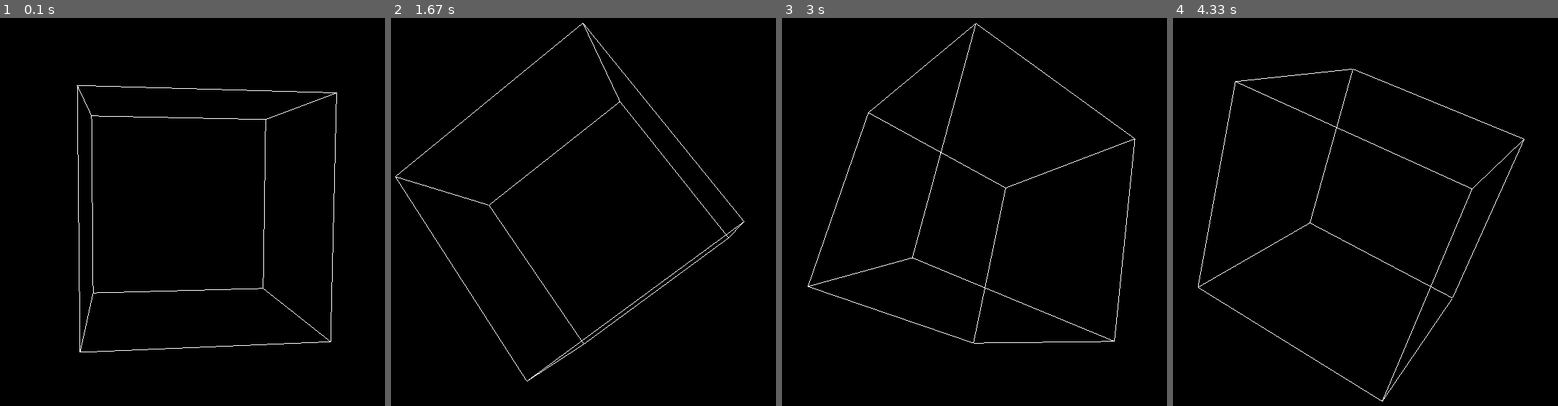
Above: before the commit, frames 1-4 (left to right).
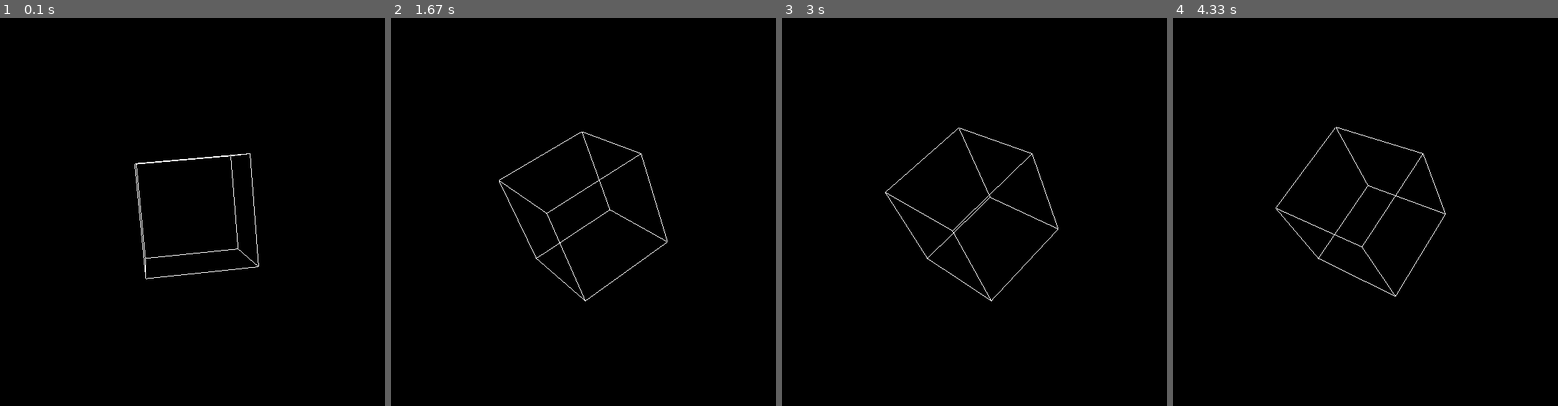
Above: after the commit, the same moments.

Repository: WToon/Python
Game: pygame game, started from openGl/RotatingCube.py
Same seed, same stepped clock (60 frames per second), same inputs: the game is played once before the commit and once after it.
Inputs:
- Up to frame 1 (0.1 s): no input
- Up to frame 2 (1.67 s): no input
- Up to frame 3 (3 s): no input
- Up to frame 4 (4.33 s): no input

The runs differ from the first frame. In frame 1, 1.3% of the frame differs, in the area x 19-88%, y 17-87%; in frame 2, 1.2%; in frame 3, 1.3%; in frame 4, 1.3%.

Commit message:
Second (better) version of snake!

Diff:
--- /dev/null
+++ b/Pygame_/Snake v2.py
@@ -0,0 +1,140 @@
+import os
+import pygame
+import sys
+import random
+from pygame.locals import *
+
+os.environ['SDL_VIDEO_CENTERED'] = '1'
+
+gridSize = 61
+WINDOWWIDTH = WINDOWHEIGHT = gridSize*12
+TILESIZE = int(WINDOWWIDTH/gridSize)
+FPS = 20
+GROWTHSPEED = 15
+
+directions = {None: (0, 0), 'NORTH': (0, -1), 'EAST': (1, 0), 'SOUTH': (0, 1), 'WEST': (-1, 0)}
+
+
+def main():
+
+    clock, bg, snake, food = init()
+
+    direction = None
+    game_over = False
+    growth = 0
+
+    while True:
+
+        if game_over:
+            pygame.event.clear()
+
+        t_direction = direction
+        for event in pygame.event.get():
+            if event.type == QUIT or (event.type == KEYDOWN and event.key == K_ESCAPE):
+                pygame.quit()
+                sys.exit()
+            elif event.type == KEYDOWN:
+                if event.key == K_UP and direction != 'SOUTH':
+                    t_direction = 'NORTH'
+                elif event.key == K_RIGHT and direction != 'WEST':
+                    t_direction = 'EAST'
+                elif event.key == K_LEFT and direction != 'EAST':
+                    t_direction = 'WEST'
+                elif event.key == K_DOWN and direction != 'NORTH':
+                    t_direction = 'SOUTH'
+        direction = t_direction
+
+        snake, food, growth, game_over = update_game_state(snake, food, direction, growth)
+
+        if game_over:
+            snake, food, direction, growth = reset()
+
+        draw_graphics(bg, snake, food)
+        clock.tick(FPS)
+
+
+def init():
+    pygame.init()
+    global surface
+    clock = pygame.time.Clock()
+    surface = pygame.display.set_mode((WINDOWWIDTH, WINDOWHEIGHT))
+    pygame.display.set_caption('Snake')
+    bg = generate_raster()
+    print("Initialized")
+    return clock, bg, [((gridSize-1)/2, (gridSize-1)/2)], (random.randint(0, gridSize-1), random.randint(0, gridSize-1))
+
+
+def generate_raster():
+    bg = pygame.Surface((WINDOWWIDTH, WINDOWHEIGHT))
+    bg.fill((44, 100, 44))
+    for i in range(0, gridSize, 2):
+        for j in range(0, gridSize):
+            if i % 2 == 0:
+                if j % 2 == 0:
+                    pygame.draw.rect(bg, (44, 90, 44), (i*TILESIZE, j*TILESIZE, TILESIZE, TILESIZE))
+                else:
+                    pygame.draw.rect(bg, (44, 90, 44), ((i+1)*TILESIZE, j*TILESIZE, TILESIZE, TILESIZE))
+
+    print("Background generated")
+    return bg
+
+
+def draw_graphics(bg, snake, food):
+    surface.blit(bg, (0, 0))
+    for i in snake:
+        if snake.index(i) == 0:
+            pygame.draw.rect(surface, (180, 66, 66), (i[0]*TILESIZE, i[1]*TILESIZE, TILESIZE, TILESIZE))
+        else:
+            if snake.index(i) % 2 == 0:
+                pygame.draw.rect(surface, (120, 66, 66), (i[0]*TILESIZE, i[1]*TILESIZE, TILESIZE, TILESIZE))
+            else:
+                pygame.draw.rect(surface, (140, 66, 66), (i[0]*TILESIZE, i[1]*TILESIZE, TILESIZE, TILESIZE))
+
+    pygame.draw.rect(surface, (60, 60, 120), (food[0]*TILESIZE, food[1]*TILESIZE, TILESIZE, TILESIZE))
+    pygame.display.update()
+
+
+def update_game_state(snake, food, direction, growth):
+
+    game_over = False
+
+    updated_snake = []
+    for i in snake:
+        if i == snake[0]:
+            updated_snake.append((i[0]+directions.get(direction)[0], i[1]+directions.get(direction)[1]))
+        else:
+            updated_snake.append(snake[snake.index(i)-1])
+
+        if len(updated_snake) > 1:
+            for j in updated_snake:
+                if j == i:
+                    game_over = True
+                    print('Game over. Final score: ' + str(len(snake)))
+
+    if updated_snake[0] == food:
+        growth += GROWTHSPEED
+        updated_food = (random.randint(1, gridSize-2), random.randint(1, gridSize-2))
+    else:
+        updated_food = food
+
+    if updated_snake[0][0] > (gridSize-1) or updated_snake[0][0] < 0 \
+            or updated_snake[0][1] > (gridSize-1) or updated_snake[0][1] < 0:
+        game_over = True
+
+    if growth > 0:
+        updated_snake.append(snake[-1])
+        growth -= 1
+
+    return updated_snake, updated_food, growth, game_over
+
+
+def reset():
+    pygame.time.wait(2000)
+    snake = [((gridSize - 1) / 2, (gridSize - 1) / 2)]
+    food = (random.randint(0, gridSize-1), random.randint(0, gridSize-1))
+    direction = None
+    growth = 0
+    return snake, food, direction, growth
+
+if __name__ == '__main__':
+    main()
--- a/openGl/RotatingCube.py
+++ b/openGl/RotatingCube.py
@@ -46,9 +46,7 @@
 
     gluPerspective(45, display[0]/display[1], 0.1, 50.0)
 
-    glTranslatef(0, 0, -5)
-
-    glRotatef(0, 0, 0, 0)
+    glTranslatef(0, 0, -10)
 
     while True:
         for event in pygame.event.get():
@@ -56,9 +54,9 @@
                 pygame.quit()
                 quit()
 
-        glClear(GL_COLOR_BUFFER_BIT|GL_DEPTH_BUFFER_BIT)
+        glClear(GL_COLOR_BUFFER_BIT | GL_DEPTH_BUFFER_BIT)
         cube()
-        glRotatef(1, 1, 2, 0)
+        glRotatef(1, 1, 1, 1)
         pygame.display.flip()
         pygame.time.wait(10)
 
--- a/openGl/SpaceEvaders.py
+++ b/openGl/SpaceEvaders.py
@@ -58,14 +58,13 @@
     for vertex in ground_vertices:
         new_vertex = [vertex[0]+x_value_change, vertex[1], vertex[2]+z_value_change]
         uground_vertices.append(new_vertex)
-    print(uground_vertices)
     return uground_vertices
 
 
 def ground(cur_x, cur_z):
-    uground_vertices = update_ground_vertices(cur_x, cur_z)
+    updated_vertices = update_ground_vertices(cur_x, cur_z)
     glBegin(GL_QUADS)
-    for vertex in uground_vertices:
+    for vertex in updated_vertices:
         glColor3fv((0, 0.5, 0.1))
         glVertex3fv(vertex)
     glEnd()
@@ -87,38 +86,32 @@
 def cube(vertices_):
     glBegin(GL_QUADS)
     for surface in surfaces:
-        x=0
         for vertex in surface:
-            x+=1
-            glColor3fv((1, 0.3, 0))
+            glColor3fv((1, 0, 0))
             glVertex3fv(vertices_[vertex])
     glEnd()
 
 
 def main():
     pygame.init()
-    FPSCLOCK = pygame.time.Clock()
-    FPS = 30
+    f_p_s_clock = pygame.time.Clock()
+    f_p_s = 30
     display = (800, 600)
     pygame.display.set_mode(display, DOUBLEBUF | OPENGL)
+    pygame.display.set_caption('Space evaders')
 
     max_distance = 60
-    gamespeed = 0.2
+    game_speed = 0.2
 
     score = 0
 
     gluPerspective(90, display[0]/display[1], 0.1, max_distance)
     glTranslatef(0, 0, -40)
 
-    cur_x = 0
-    cur_y = 0
-    x_move = 0
-    y_move = 0
-
     cube_dict = dict()
 
-    for x in range(10):
-        cube_dict[x] = set_vertices(max_distance)
+    for i in range(10):
+        cube_dict[i] = set_vertices(max_distance)
 
     while True:
         for event in pygame.event.get():
@@ -127,21 +120,22 @@
                 quit()
         keys = pygame.key.get_pressed()
         if keys[K_LEFT]:
-            x_move = gamespeed
+            x_move = game_speed*2
         elif keys[K_RIGHT]:
-            x_move = -gamespeed
+            x_move = -game_speed*2
         else:
-            x_move = y_move = 0
-        x = glGetDoublev(GL_MODELVIEW_MATRIX)
+            x_move = 0
 
-        camera_x = x[3][0]
-        camera_z = x[3][2]
+        matrix = glGetDoublev(GL_MODELVIEW_MATRIX)
+
+        camera_x = matrix[3][0]
+        camera_z = matrix[3][2]
 
         cur_x = camera_x
 
         glClear(GL_COLOR_BUFFER_BIT|GL_DEPTH_BUFFER_BIT)
 
-        glTranslatef(x_move, y_move, gamespeed)
+        glTranslatef(x_move, 0, game_speed)
 
         ground(cur_x, camera_z)
 
@@ -156,7 +150,7 @@
 
         glTranslatef(0, 0, 0.6)
         pygame.display.flip()
-        FPSCLOCK.tick(FPS)
+        f_p_s_clock.tick(f_p_s)
 
 if __name__ == '__main__':
     main()
